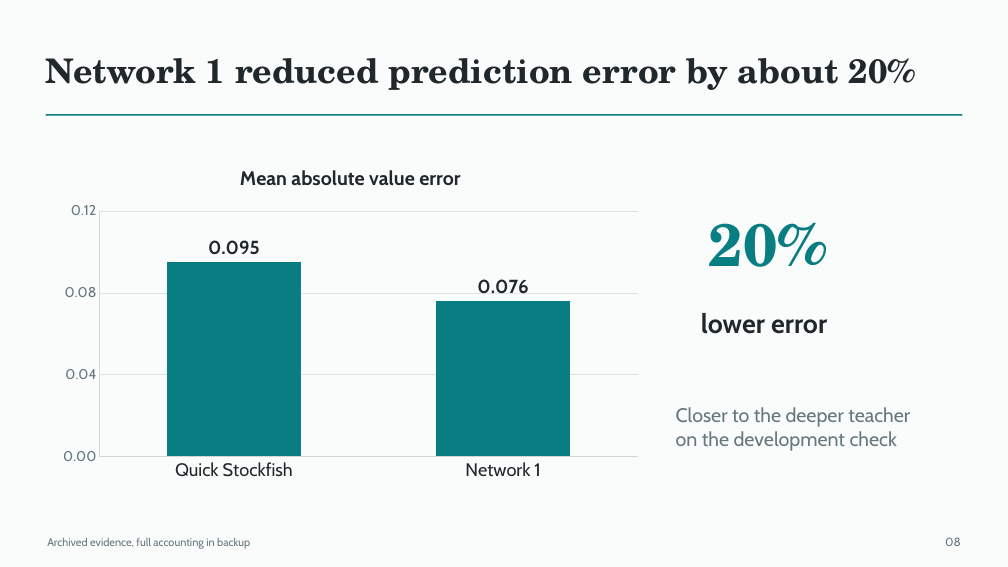
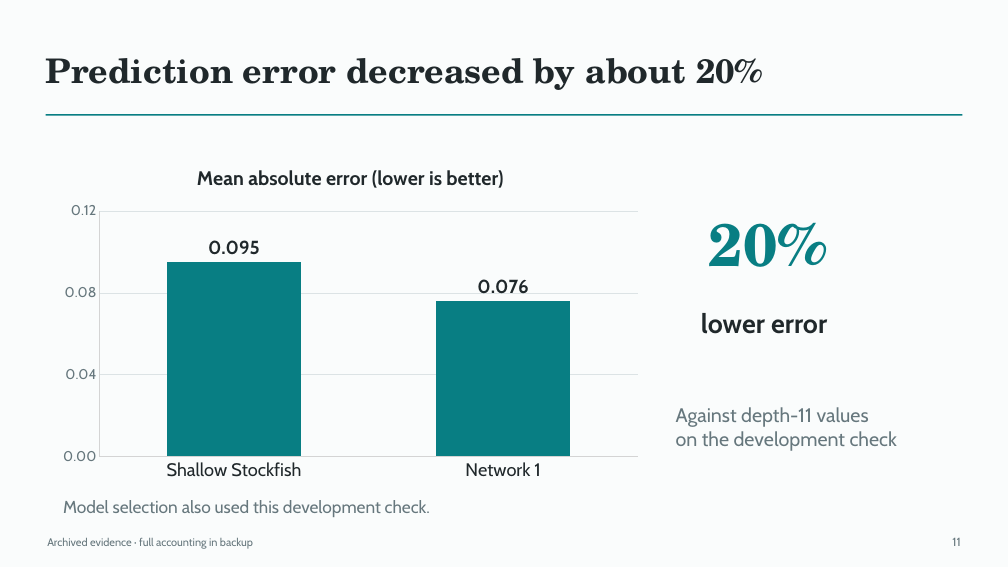
Before and after one commit to Mr-Teal/CS5446_project, a slide deck: slide 11 of docs/drafts/presentation-draft.pptx (slide 8 before the commit). Drawn at 1008x567 pixels with LibreOffice and Linux fonts; fonts in the diff are those of the drawing. Boxes give left, top, right and bottom in pixels: in the first picture for what was removed or moved away, otherwise in the second. Text is boxed around its words. In the diff, an @@ line names an element or a change of style, - is before the commit and + after.

```diff
--- a/docs/drafts/presentation-draft.pptx
+++ b/docs/drafts/presentation-draft.pptx
@@ text at (46,58,763,90): text changed @@
-Network 1 reduced prediction error by about 20%
+Prediction error decreased by about 20%
@@ column chart at (51,150,650,488) @@
@@ title "Mean absolute value error " to "Mean absolute error (lower is better) " @@
-categories: Quick Stockfish, Network 1
+categories: Shallow Stockfish, Network 1
@@ text at (676,407,869,427): text changed @@
-Closer to the deeper teacher
+Against depth-11 values
@@ text added at (63,500,430,517), 16.5 pt, text #66777D @@
+Model selection also used this development check.
@@ text at (47,538,253,549): text changed @@
-Archived evidence, full accounting in backup
+Archived evidence · full accounting in backup
@@ text at (952,538,960,546): text changed @@
-08
+11
```
Also in this commit, not shown: 7 other slides changed, 8 slides added, 5 slides removed, 3 other files.
